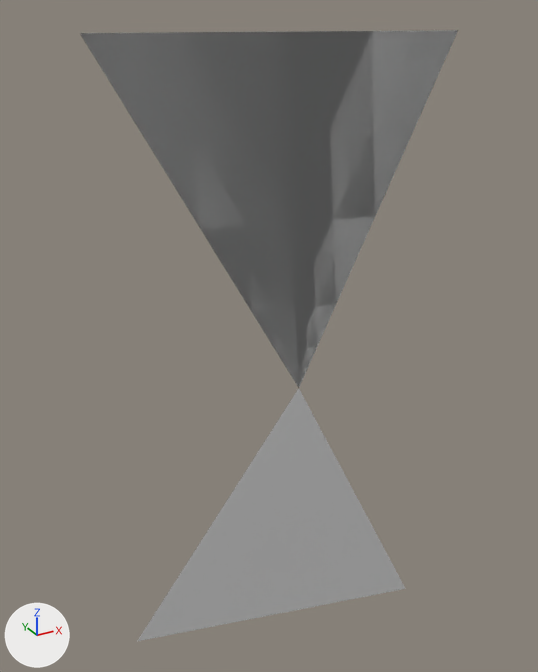
The glTF model Tests/Fixtures/Gltf/surface-transforms.gltf: old version first, new version second.
The view is the same before and after, from a camera (50 mm lens) standing at (-2.1, -3.44, 2.11) and looking at (-0.01, 0.36, 0.21). The lights are fixed; the arrows at lower left show +X, +Y and +Z. The picture after the commit comes second.

The first picture shows 'Mirrored', 'Scaled'.
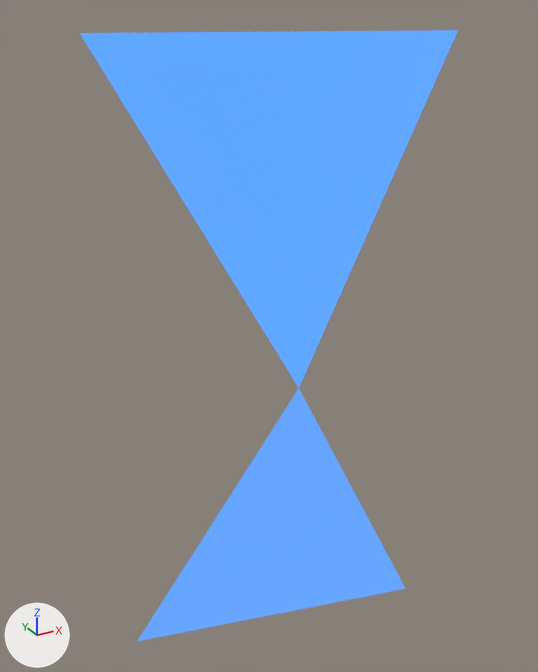
Diff of the bpy script that builds the scene:
```diff
--- a/Tests/Fixtures/Gltf/surface-transforms.gltf.py
+++ b/Tests/Fixtures/Gltf/surface-transforms.gltf.py
@@ img_image_0 @@
+img_image_0 = load_image('Image_0', '_unpacked/Image_0', 1, 1, 'Non-Color')
@@ mat_material_0 @@
+mat_material_0 = bpy.data.materials.new('Material_0')
+# colours: blue #7caacb, blue #5995f3
+# uses the picture img_image_0
@@ me_mesh_0 @@
 me_mesh_0.from_pydata(...)  # 3 vertices, 1 face; spans x 0.0..1.0, y 0.0..1.0, z -1.0..1.0
+me_mesh_0.materials.append(mat_material_0)
```

Boxes [x1, y1, x2, y2] around the edits, measured in the pictures (538 x 672 px):
'Matrix', recoloured (white to blue): [80, 30, 458, 388] in both
'Scaled', recoloured (white to blue): [80, 30, 458, 388] in both
'Mirrored', recoloured (white to blue): [138, 389, 406, 641] in both
